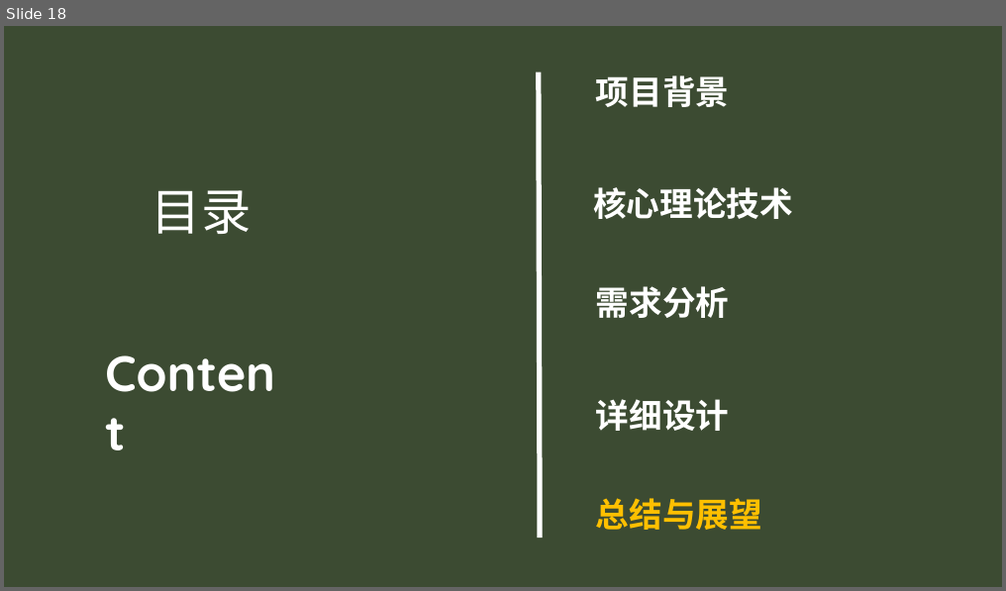
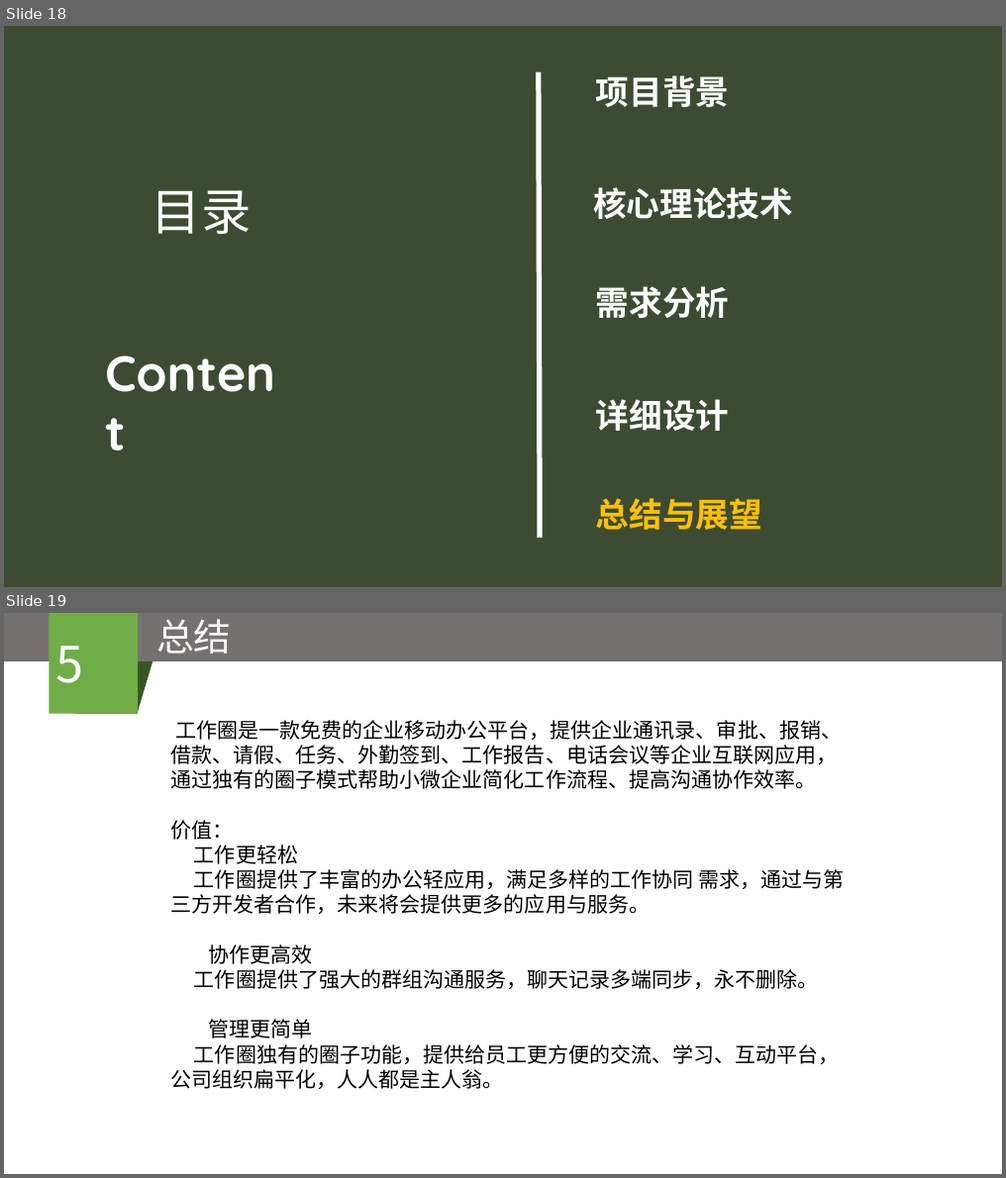
Before and after one commit to zwbn57175596/zhaowei, a slide deck: BUPT_paper/企业移动协同云办公系统——工作圈的设计与实现.pptx. Shown one above the other, each under a label of ours: slide 18 before the commit, slides 18 and 19 after it. The pictures are 1006x591 and 1006x1178 pixels, drawn with LibreOffice and Linux fonts; fonts in the diff are those of the drawing; background and template pictures are left out; a plain dark background stands for a picture behind light text. Boxes give left, top, right and bottom in pixels: in the first picture for what was removed or moved away, otherwise in the second. Text is boxed around its words. In the diff, an @@ line names an element or a change of style, - is before the commit and + after.

```diff
--- a/BUPT_paper/企业移动协同云办公系统——工作圈的设计与实现.pptx
+++ b/BUPT_paper/企业移动协同云办公系统——工作圈的设计与实现.pptx
@@ slide 19 added at <box>4,613,1002,1174</box>, background #FFFFFF @@
@@ rectangle added at <box>4,613,1002,662</box>, fill #767171 @@
@@ rectangle added at <box>50,613,139,714</box>, fill #70AD47, 48 pt, text #FFFFFF @@
+5
@@ text added at <box>156,619,232,654</box>, 36 pt, text #FAFAFA @@
+总结
@@ flow chart input output added at <box>74,662,152,714</box>, fill #385723 @@
@@ text added at <box>170,720,844,1089</box>, 20 pt, text #000000 @@
+工作圈是一款免费的企业移动办公平台，提供企业通讯录、审批、报销、借款、请假、任务、外勤签到、工作报告、电话会议等企业互联网应用，通过独有的圈子模式帮助小微企业简化工作流程、提高沟通协作效率。
+价值：
+工作更轻松
+工作圈提供了丰富的办公轻应用，满足多样的工作协同 需求，通过与第三方开发者合作，未来将会提供更多的应用与服务。
+  协作更高效
+工作圈提供了强大的群组沟通服务，聊天记录多端同步，永不删除。
+  管理更简单
+工作圈独有的圈子功能，提供给员工更方便的交流、学习、互动平台，公司组织扁平化，人人都是主人翁。
```
Also in this commit, not shown: 2 slides changed, 1 other file.
